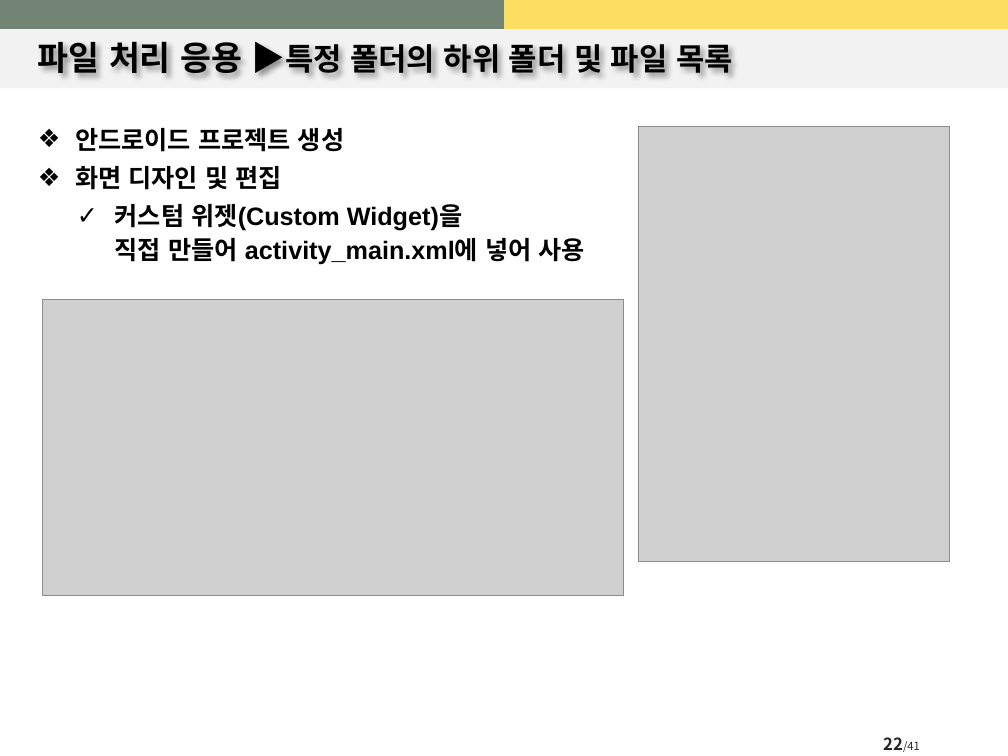
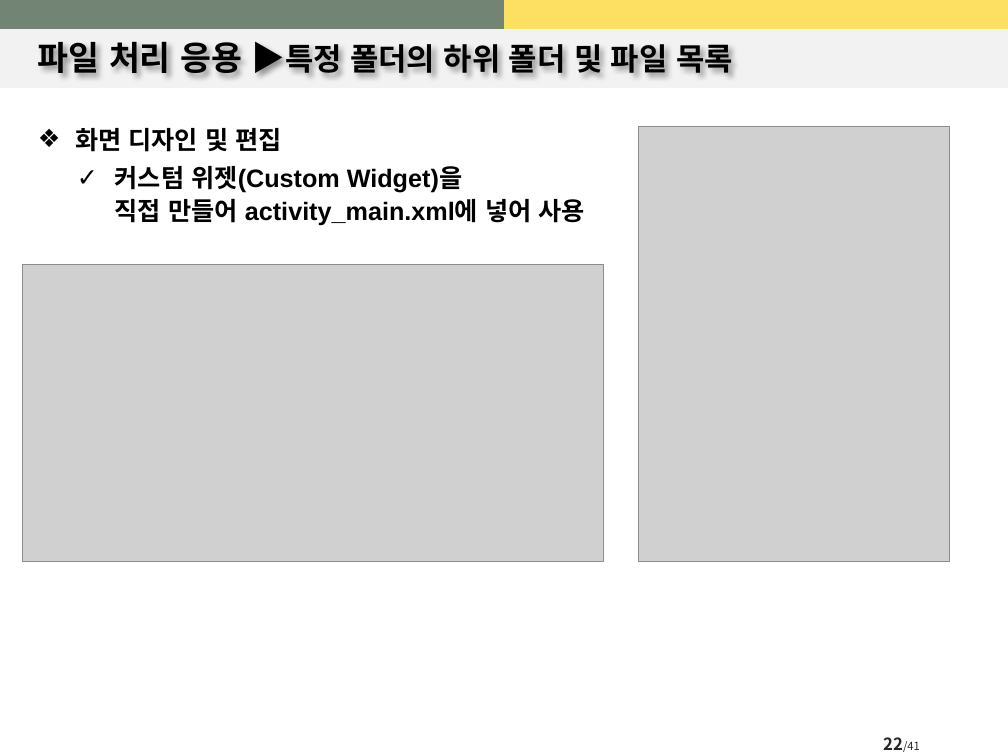
Before and after one commit to yumras/Android, a slide deck: slide 22 of 모바일_16.pptx. Drawn at 1008x756 pixels with LibreOffice and Linux fonts; fonts in the diff are those of the drawing; grey boxes stand for pictures. Boxes give left, top, right and bottom in pixels: in the first picture for what was removed or moved away, otherwise in the second. Text is boxed around its words. In the diff, an @@ line names an element or a change of style, - is before the commit and + after.

```diff
--- a/모바일_16.pptx
+++ b/모바일_16.pptx
@@ text at (75, 128, 344, 152): paragraph removed @@
-❖ 안드로이드 프로젝트 생성
@@ picture: place and size @@
-picture at (43, 299, 624, 596)
+picture at (23, 265, 604, 561)
```
Also in this commit, not shown: 4 other slides changed, 50 other files.
